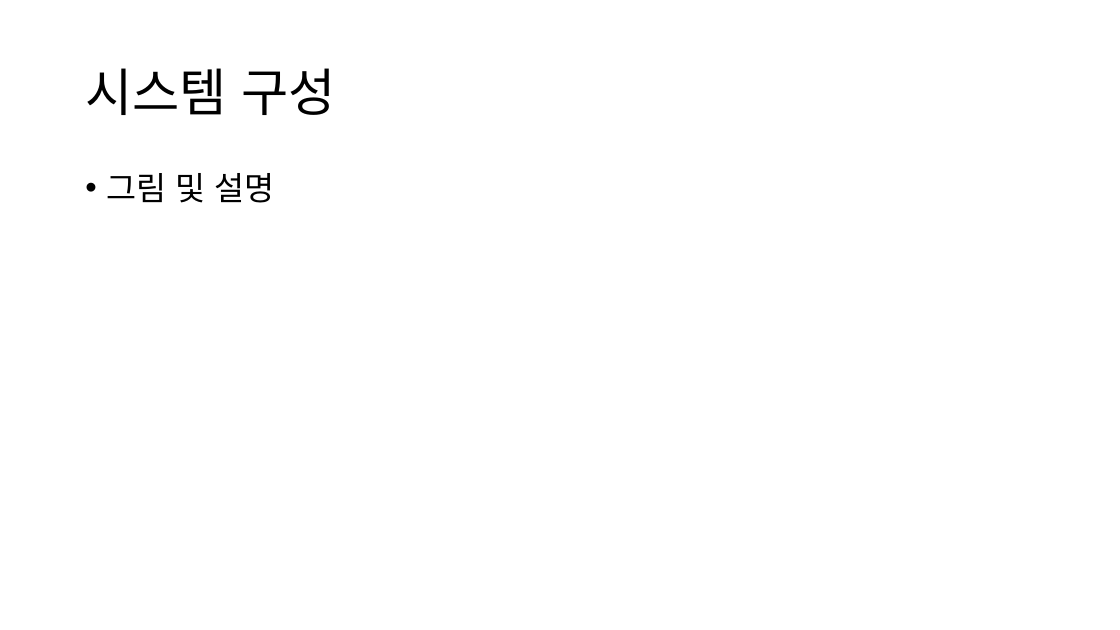
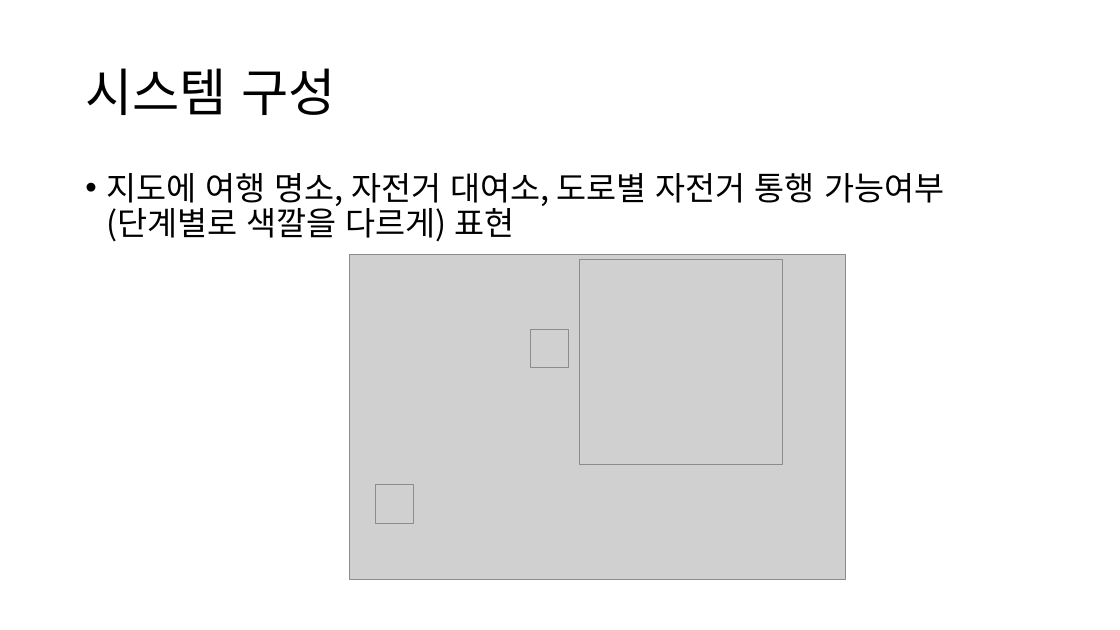
Before and after one commit to hahahahohohoho/mini_project, a slide deck: slide 4 of 빅데이터프로젝트계획서.pptx. Drawn at 1120x630 pixels with LibreOffice and Linux fonts; fonts in the diff are those of the drawing; grey boxes stand for pictures. Boxes give left, top, right and bottom in pixels: in the first picture for what was removed or moved away, otherwise in the second. Text is boxed around its words. In the diff, an @@ line names an element or a change of style, - is before the commit and + after.

```diff
--- a/빅데이터프로젝트계획서.pptx
+++ b/빅데이터프로젝트계획서.pptx
@@ text at box(106, 173, 944, 241): text changed @@
-• 그림 및 설명
+• 지도에 여행 명소, 자전거 대여소, 도로별 자전거 통행 가능여부(단계별로 색깔을 다르게) 표현
@@ picture added at box(350, 255, 846, 580) @@
@@ picture added at box(580, 260, 783, 465) @@
@@ picture added at box(530, 329, 569, 368) @@
@@ picture added at box(376, 485, 414, 523) @@
```
Also in this commit, not shown: 3 other slides changed, 33 other files.
